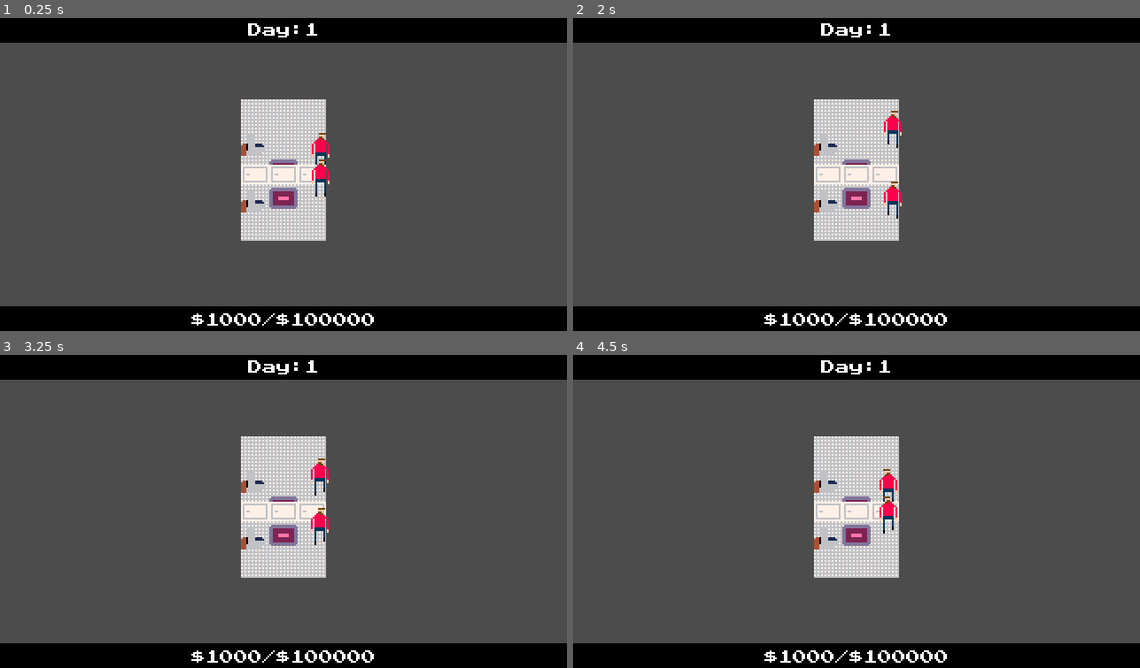
Above: before the commit, frames 1-4 (two rows, left to right).
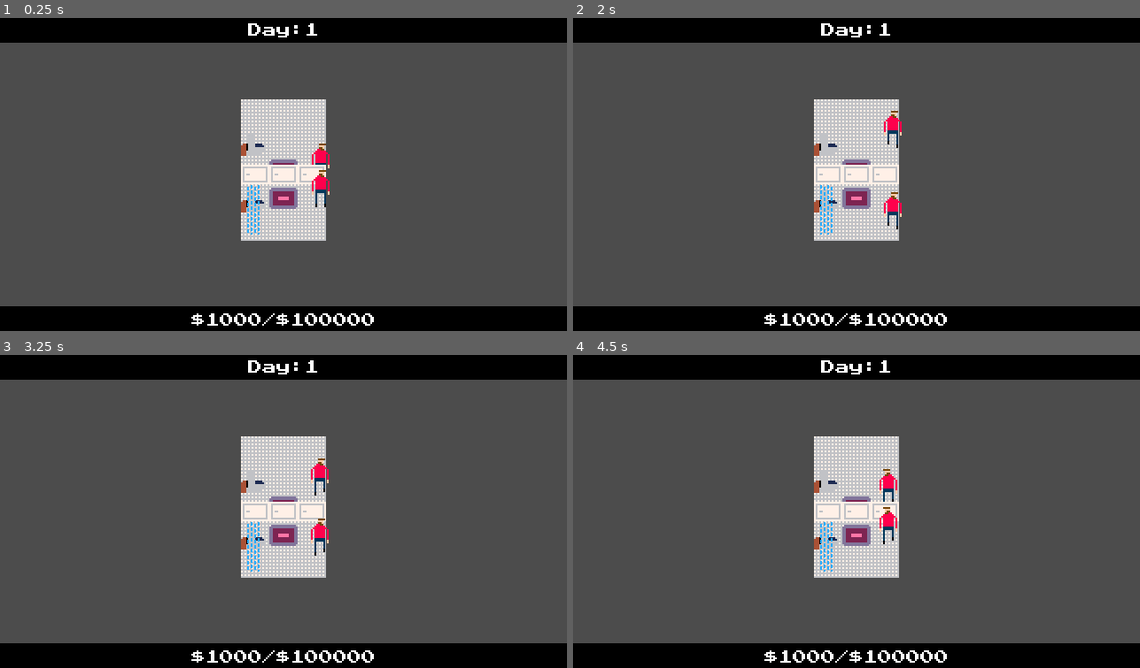
Above: after the commit, the same moments.

Repository: qhoang85/LD47
Game: Godot game, scene res://scenes/restroom.tscn
Two runs of this game, one before a commit and one after it. Both use one fixed random seed, a clock stepped at 60 frames per second and the inputs below. This scene is started directly instead of the project's main scene.
Inputs (mouse positions are in pixels of both pictures, inside the frame that each line leads up to):
- Up to frame 1 (0.25 s): no input
- Up to frame 2 (2 s): move the mouse to (981, 158) at 0.52 s; hold D (player_right) 0.53-1.28 s; hold Space (player_use) 0.53-1.28 s; click (981, 158) at 0.67 s; move the mouse to (743, 190) at 1.27 s; hold S (player_down) from 1.28 s (still down); tap Space (player_use) at 1.35 s
- Up to frame 3 (3.25 s): move the mouse to (340, 439) at 2.02 s; release S (player_down) at 2.03 s; hold D (player_right) 2.03-2.78 s; hold Space (player_use) 2.03-2.78 s; move the mouse to (255, 574) at 2.77 s; hold W (player_up) from 2.78 s (still down); tap Space (player_use) at 2.85 s; click (255, 574) at 2.92 s
- Up to frame 4 (4.5 s): move the mouse to (1026, 558) at 3.52 s; release W (player_up) at 3.53 s; hold Space (player_use) 3.53-4.28 s; hold A (player_left) from 3.53 s (still down); move the mouse to (686, 461) at 4.27 s; tap Space (player_use) at 4.35 s

The runs differ from the first frame. In frame 1, 0.6% of the frame differs, in the area x 43-59%, y 36-70%; in frame 2, 0.4%; in frame 3, 0.4%; in frame 4, 0.4%.

Commit message:
Restroom.

Diff:
--- a/prefabs/player.tscn
+++ b/prefabs/player.tscn
@@ -18,6 +18,39 @@
 "values": [ 0 ]
 }
 
+[sub_resource type="Animation" id=5]
+resource_name = "shower"
+loop = true
+tracks/0/type = "value"
+tracks/0/path = NodePath("Sprite:frame")
+tracks/0/interp = 1
+tracks/0/loop_wrap = true
+tracks/0/imported = false
+tracks/0/enabled = true
+tracks/0/keys = {
+"times": PoolRealArray( 0, 0.5 ),
+"transitions": PoolRealArray( 1, 1 ),
+"update": 1,
+"values": [ 4, 5 ]
+}
+tracks/1/type = "method"
+tracks/1/path = NodePath(".")
+tracks/1/interp = 1
+tracks/1/loop_wrap = true
+tracks/1/imported = false
+tracks/1/enabled = true
+tracks/1/keys = {
+"times": PoolRealArray( 0, 0.5 ),
+"transitions": PoolRealArray( 1, 1 ),
+"values": [ {
+"args": [  ],
+"method": "play_shower_sound"
+}, {
+"args": [  ],
+"method": "play_shower_sound"
+} ]
+}
+
 [sub_resource type="Animation" id=2]
 resource_name = "use"
 tracks/0/type = "value"
@@ -34,6 +67,7 @@
 }
 
 [sub_resource type="Animation" id=3]
+loop = true
 tracks/0/type = "value"
 tracks/0/path = NodePath("Sprite:frame")
 tracks/0/interp = 1
@@ -68,20 +102,22 @@
 extents = Vector2( 3.55001, 2.30208 )
 
 [node name="Player" type="KinematicBody2D"]
-position = Vector2( 0, -10 )
+position = Vector2( 0, -16 )
 collision_mask = 3
 script = ExtResource( 1 )
 
 [node name="Sprite" type="Sprite" parent="."]
 texture = ExtResource( 2 )
-hframes = 4
+hframes = 6
+frame = 2
 
 [node name="AnimationPlayer" type="AnimationPlayer" parent="."]
 playback_speed = 2.0
 anims/idle = SubResource( 1 )
+anims/shower = SubResource( 5 )
 anims/use = SubResource( 2 )
 anims/walk = SubResource( 3 )
 
 [node name="CollisionShape2D" type="CollisionShape2D" parent="."]
-position = Vector2( 0, 8 )
+position = Vector2( 0, 14 )
 shape = SubResource( 4 )
--- /dev/null
+++ b/prefabs/shower.tscn
@@ -0,0 +1,45 @@
+[gd_scene load_steps=6 format=2]
+
+[ext_resource path="res://graphics/shower.png" type="Texture" id=1]
+[ext_resource path="res://scripts/shower.gd" type="Script" id=2]
+
+[sub_resource type="Animation" id=1]
+resource_name = "active"
+loop = true
+tracks/0/type = "value"
+tracks/0/path = NodePath(".:frame")
+tracks/0/interp = 1
+tracks/0/loop_wrap = true
+tracks/0/imported = false
+tracks/0/enabled = true
+tracks/0/keys = {
+"times": PoolRealArray( 0, 0.5 ),
+"transitions": PoolRealArray( 1, 1 ),
+"update": 1,
+"values": [ 0, 1 ]
+}
+
+[sub_resource type="Animation" id=2]
+resource_name = "idle"
+
+[sub_resource type="RectangleShape2D" id=3]
+extents = Vector2( 4.49212, 5.90023 )
+
+[node name="Shower" type="Sprite"]
+position = Vector2( 0, -16 )
+texture = ExtResource( 1 )
+hframes = 2
+frame = 1
+script = ExtResource( 2 )
+
+[node name="AnimationPlayer" type="AnimationPlayer" parent="."]
+anims/active = SubResource( 1 )
+anims/idle = SubResource( 2 )
+
+[node name="Area2D" type="Area2D" parent="."]
+
+[node name="CollisionShape2D" type="CollisionShape2D" parent="Area2D"]
+position = Vector2( 0, 16 )
+shape = SubResource( 3 )
+[connection signal="body_entered" from="Area2D" to="." method="_on_Area2D_body_entered"]
+[connection signal="body_exited" from="Area2D" to="." method="_on_Area2D_body_exited"]
--- a/project.godot
+++ b/project.godot
@@ -13,9 +13,15 @@
 "class": "Player",
 "language": "GDScript",
 "path": "res://scripts/player.gd"
+}, {
+"base": "Sprite",
+"class": "Shower",
+"language": "GDScript",
+"path": "res://scripts/shower.gd"
 } ]
 _global_script_class_icons={
-"Player": ""
+"Player": "",
+"Shower": ""
 }
 
 [application]
@@ -29,6 +35,7 @@
 player_stats="*res://player_stats.gd"
 music="*res://utils/music.tscn"
 sfx="*res://utils/sfx.tscn"
+signals="*res://utils/signals.gd"
 
 [display]
 
--- a/scenes/restroom.tscn
+++ b/scenes/restroom.tscn
@@ -1,9 +1,10 @@
-[gd_scene load_steps=5 format=2]
+[gd_scene load_steps=6 format=2]
 
 [ext_resource path="res://graphics/spriteset.tres" type="TileSet" id=1]
 [ext_resource path="res://graphics/tileset.tres" type="TileSet" id=2]
 [ext_resource path="res://prefabs/player.tscn" type="PackedScene" id=3]
 [ext_resource path="res://ui/ui.tscn" type="PackedScene" id=4]
+[ext_resource path="res://prefabs/shower.tscn" type="PackedScene" id=5]
 
 [node name="Node2D" type="Node2D"]
 position = Vector2( 136, 48 )
@@ -41,3 +42,6 @@
 polygon = PoolVector2Array( 56, -10, 56, 86, -8, 86, -8, -10, 48, -10, 48, -2, 0, -2, 0, 78, 48, 78, 48, -10 )
 
 [node name="UI" parent="." instance=ExtResource( 4 )]
+
+[node name="Shower" parent="." instance=ExtResource( 5 )]
+position = Vector2( 7.38524, 60.4619 )
--- a/scripts/player.gd
+++ b/scripts/player.gd
@@ -7,6 +7,12 @@
 var _look_dir = 1.0
 var _is_using = false
 export(bool) var is_reflection = false
+var _is_showering = -1
+
+
+func _ready():
+	signals.connect("enter_shower", self, "take_shower")
+	signals.connect("exit_shower", self, "finish_shower")
 
 
 func _physics_process(delta):
@@ -46,10 +52,16 @@
 
 
 func _move(delta : float):
+	var is_moving = false
 	if self._input.length() > 0.0:
 		self._input = self._input.normalized()
+		is_moving = true
+		var movement = self.move_and_slide(self._input * self.speed)
+
+	if self._is_showering > 0:
+		$AnimationPlayer.play("shower")
+	elif is_moving:
 		$AnimationPlayer.play("walk")
-		var movement = self.move_and_slide(self._input * self.speed)
 		if self._input.x != 0.0:
 			if self._sign(self._input.x) != self._sign(self._look_dir):
 				self._look_dir = self._sign(self._input.x)
@@ -62,4 +74,19 @@
 
 func play_walk_sfx():
 	if !self.is_reflection:
-		sfx.play("step")
+		sfx.play("step", rand_range(0.8, 1.2), -10)
+
+
+func play_shower_sound():
+	if !self.is_reflection:
+		sfx.play("shower", rand_range(0.8, 1.2), -15)
+
+
+func take_shower():
+	self._is_showering = self._is_showering + 1
+	print("enter shower")
+
+
+func finish_shower():
+	self._is_showering = self._is_showering - 1
+	print("exit shower")
--- /dev/null
+++ b/scripts/shower.gd
@@ -0,0 +1,18 @@
+extends Sprite
+class_name Shower
+
+
+func _ready():
+	$AnimationPlayer.play("active")
+
+
+func play_shower_sound():
+	sfx.play("shower", rand_range(0.8, 1.2), -15)
+
+
+func _on_Area2D_body_entered(body):
+	signals.emit_signal("enter_shower")
+
+
+func _on_Area2D_body_exited(body):
+	signals.emit_signal("exit_shower")
--- a/utils/sfx.gd
+++ b/utils/sfx.gd
@@ -8,7 +8,8 @@
 	"click" : load(sounds_path + "click.wav"),
 	"hurt" : load(sounds_path + "hurt.wav"),
 	"melee" : load(sounds_path + "melee.wav"),
-	"step" : load(sounds_path + "step.wav")
+	"step" : load(sounds_path + "step.wav"),
+	"shower" : load(sounds_path + "shower.wav")
 }
 
 onready var sound_players = get_children()
--- /dev/null
+++ b/utils/signals.gd
@@ -0,0 +1,4 @@
+extends Node
+
+signal enter_shower
+signal exit_shower
Not shown, added: audio/sfx/shower.wav.import
Binary file changed: graphics/player.png
Binary file added: graphics/shower.png
Not shown, added: graphics/shower.png.import
Binary file changed: graphics/sprites.png
Not shown: 1 places in prefabs/player.tscn that only renumber resources
Not shown, added: audio/sfx/shower.wav
Not shown, changed: source/player.xcf
Not shown, added: source/shower.xcf
Not shown, changed: source/sprites.xcf
